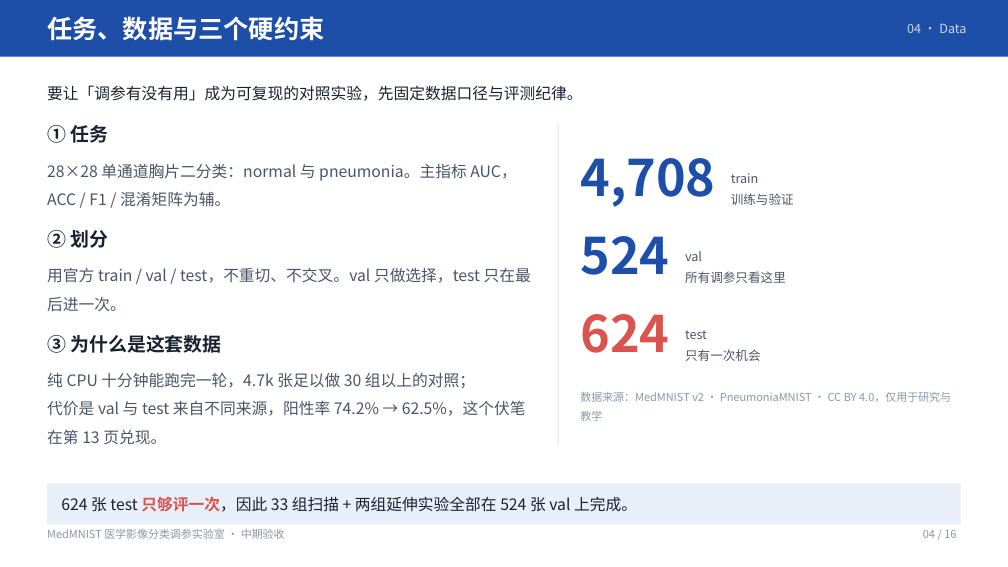
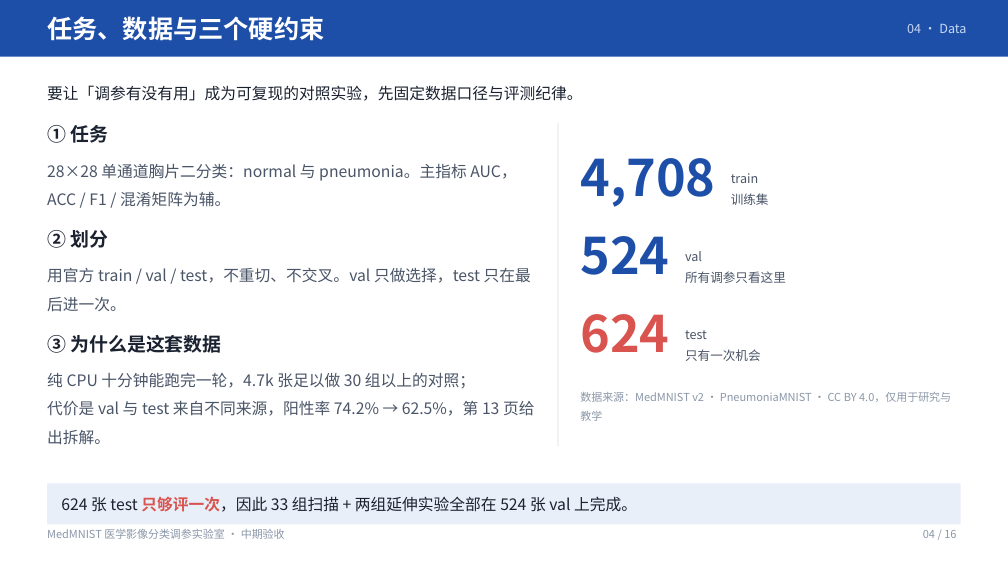
Before and after one commit to via453/medmnist-tuning-lab, a slide deck: slide 4 of MedMNIST调参实验室_汇报_学术版/MedMNIST调参实验室_汇报_学术版.pptx. Drawn at 1008x567 pixels with LibreOffice and Linux fonts; fonts in the diff are those of the drawing. Boxes give left, top, right and bottom in pixels: in the first picture for what was removed or moved away, otherwise in the second. Text is boxed around its words. In the diff, an @@ line names an element or a change of style, - is before the commit and + after.

```diff
--- a/MedMNIST调参实验室_汇报_学术版/MedMNIST调参实验室_汇报_学术版.pptx
+++ b/MedMNIST调参实验室_汇报_学术版/MedMNIST调参实验室_汇报_学术版.pptx
@@ text at (731, 193, 769, 205): text changed @@
-训练与验证
+训练集
@@ text at (47, 401, 534, 445): text changed @@
-代价是 val 与 test 来自不同来源，阳性率 74.2% → 62.5%，这个伏笔在第 13 页兑现。
+代价是 val 与 test 来自不同来源，阳性率 74.2% → 62.5%，第 13 页给出拆解。
```
Also in this commit, not shown: 13 other slides changed, 40 other files.
